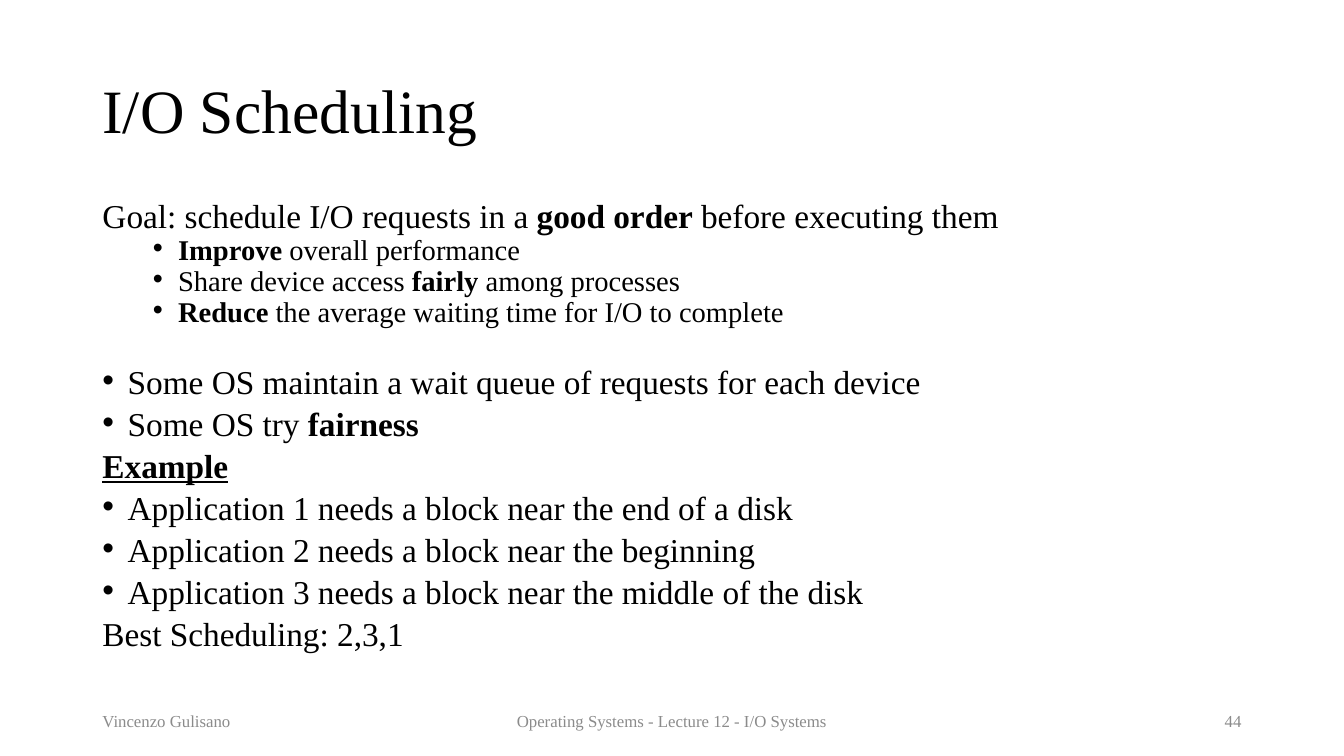
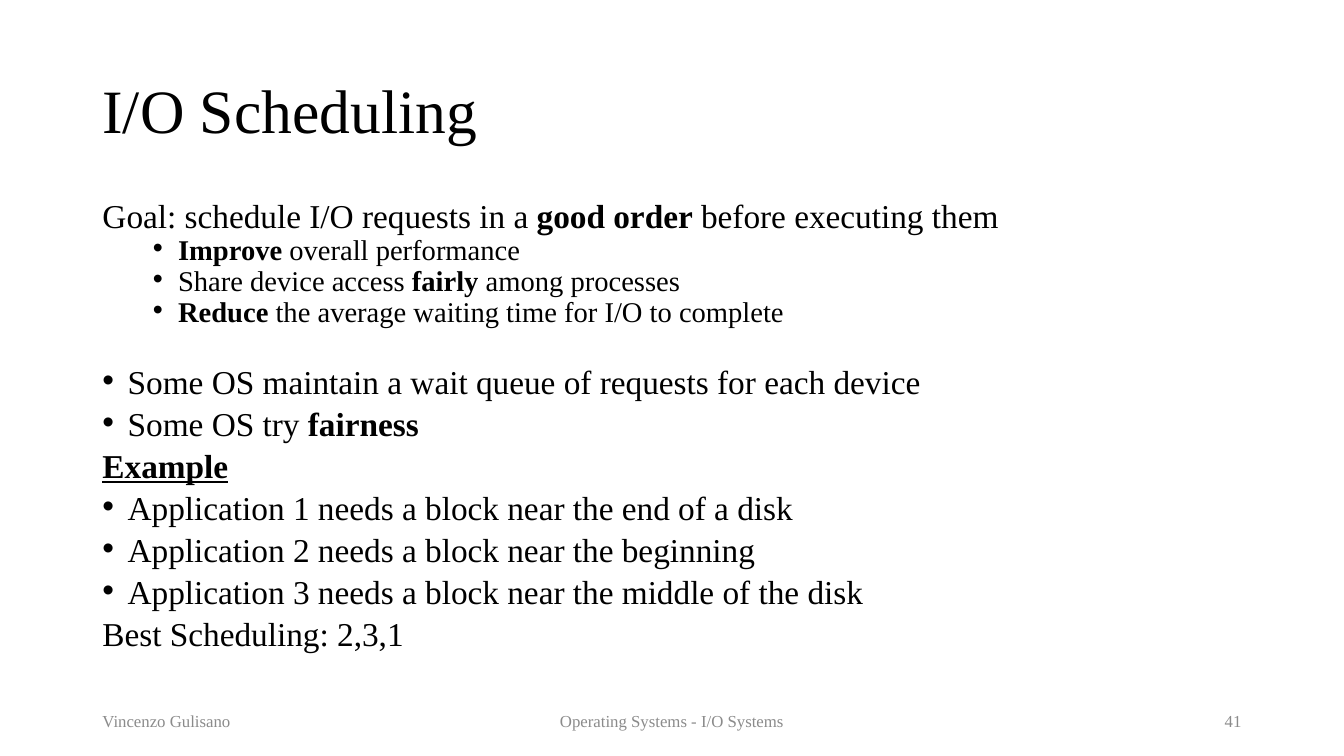
Before and after one commit to vincenzo-gulisano/os_material, a slide deck: slide 41 of slides/IO_systems.pptx (slide 44 before the commit). Drawn at 1344x756 pixels with LibreOffice and Linux fonts; fonts in the diff are those of the drawing. Boxes give left, top, right and bottom in pixels: in the first picture for what was removed or moved away, otherwise in the second. Text is boxed around its words. In the diff, an @@ line names an element or a change of style, - is before the commit and + after.

Commit message:
changed logo, moved exercises, updated overview for lecture on I/O systems

```diff
--- a/slides/IO_systems.pptx
+++ b/slides/IO_systems.pptx
@@ text at [560,716,784,731]: text changed @@
-Operating Systems - Lecture 12 - I/O Systems
+Operating Systems - I/O Systems
@@ page number at [1225,716,1242,727]: text changed @@
-44
+41
```
Also in this commit, not shown: 57 other slides changed, 2 other files.
